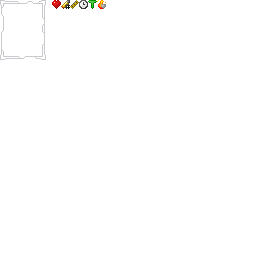
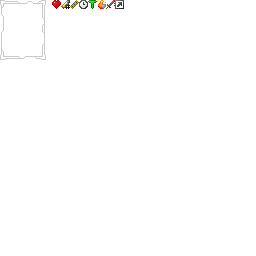
The second 256px x 256px image is a revision of the first. Changes to its layers:
added layer "Layer 7" above "Layer 8" over <box>115,0,124,9</box>
added layer "Layer 6" above "fire_resist" over <box>106,0,115,9</box>
